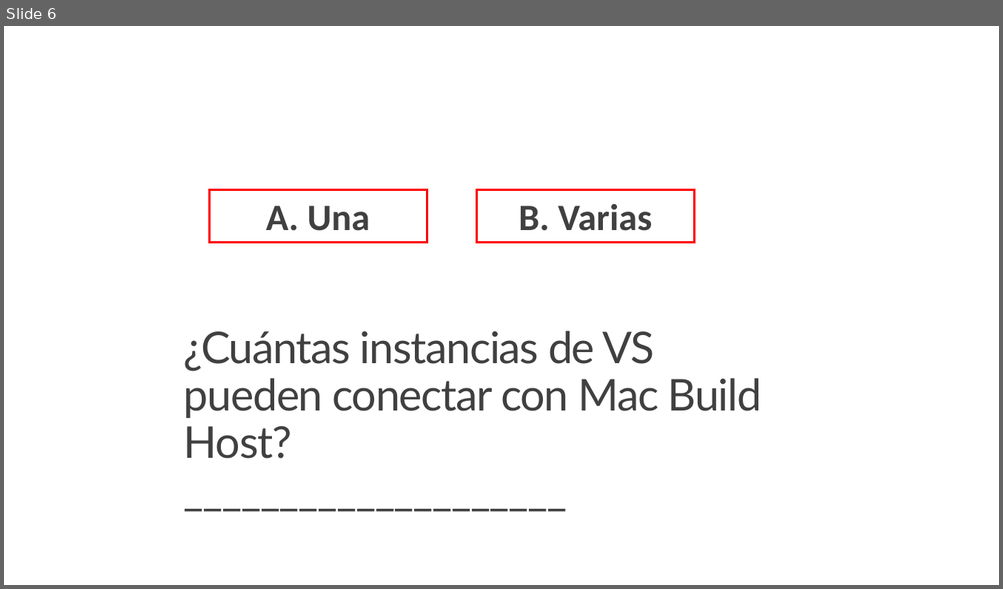
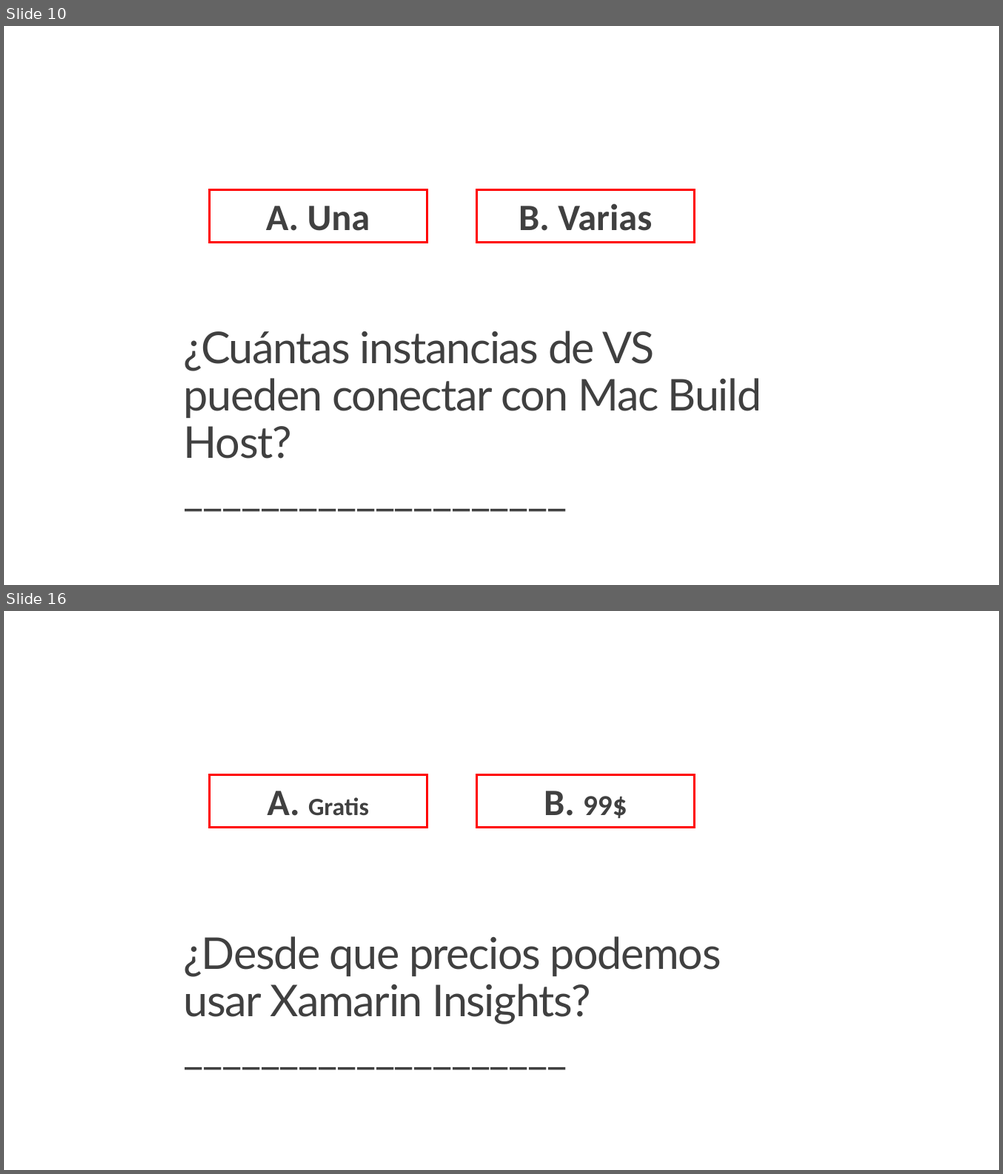
Before and after one commit to jsuarezruiz/Events, a slide deck: Xamarin 4 Party/03. Xamarin 4 Contest.pptx. Shown one above the other, each under a label of ours: slide 6 before the commit, slides 10 and 16 after it; the slides between them are not shown. The pictures are 1003x589 and 1003x1174 pixels, drawn with LibreOffice and Linux fonts; fonts in the diff are those of the drawing. Boxes give left, top, right and bottom in pixels: in the first picture for what was removed or moved away, otherwise in the second. Text is boxed around its words. In the diff, an @@ line names an element or a change of style, - is before the commit and + after.

```diff
--- a/Xamarin 4 Party/03. Xamarin 4 Contest.pptx
+++ b/Xamarin 4 Party/03. Xamarin 4 Contest.pptx
@@ slide 16 added at box(4, 611, 999, 1170), background #FFFFFF @@
@@ rectangle added at box(209, 775, 427, 827), outline #FF0000 2.25 pt, 24 pt, text #404040, bold @@
+A. Gratis
@@ rectangle added at box(476, 775, 694, 827), outline #FF0000 2.25 pt, 28 pt, text #404040, bold @@
+B. 99$
@@ title added at box(184, 937, 721, 1025), 42.3 pt, text #404040 @@
+¿Desde que precios podemos usar Xamarin Insights?
+____________________
@@ what was slide 6 is now slide 10 @@
```
Also in this commit, not shown: 3 slides changed, 9 other slides added.
